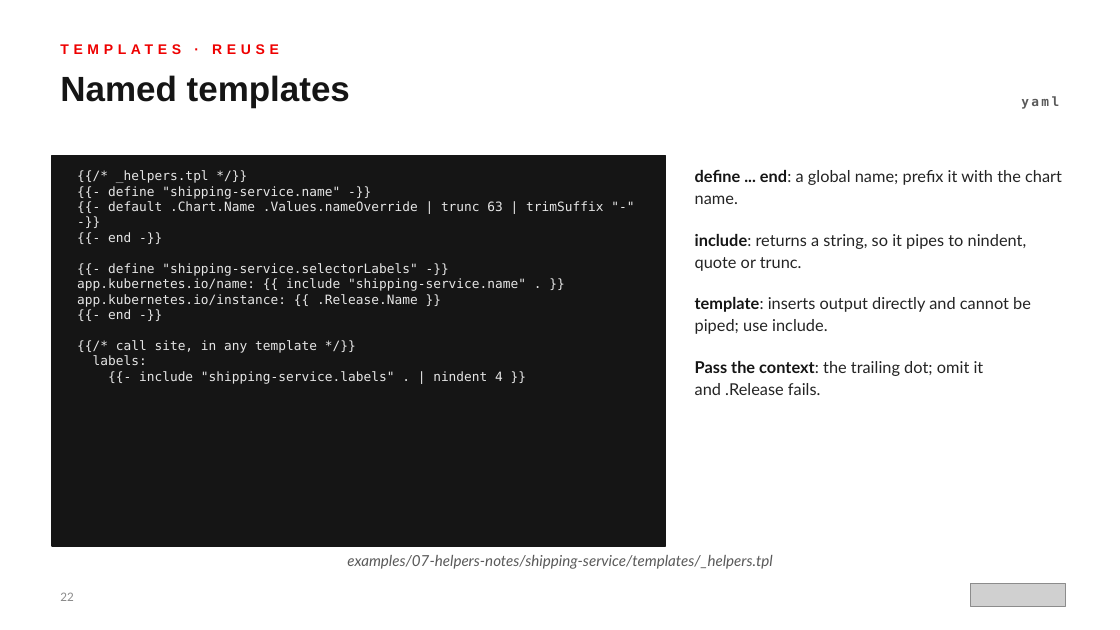
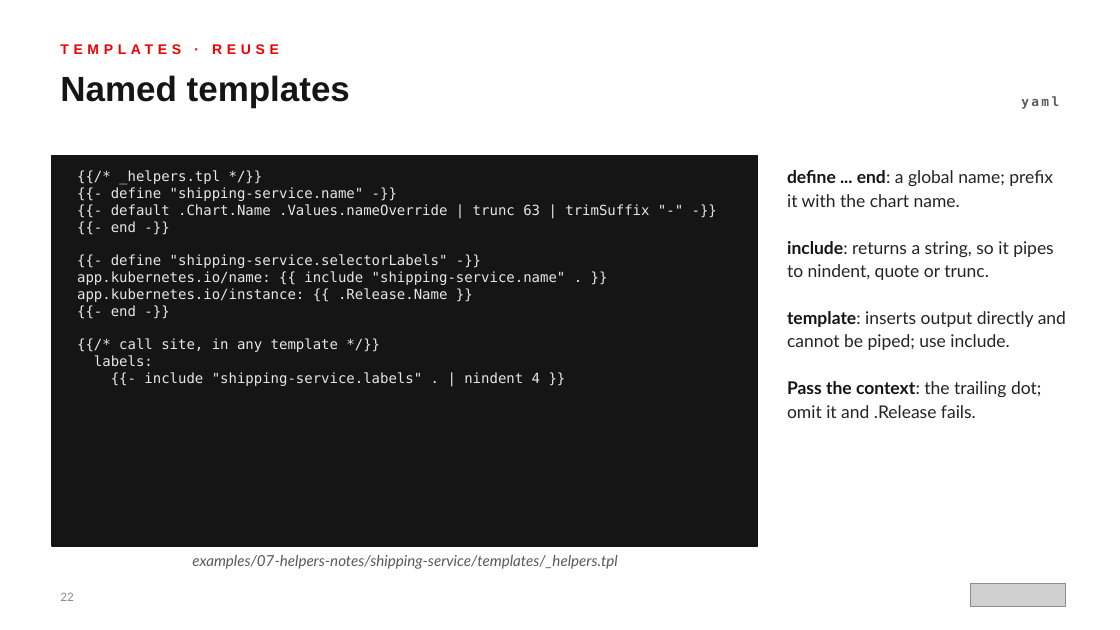
Before and after one commit to patterncatalyst/helm-for-developers, a slide deck: slide 22 of presentation/helm-101/Helm-101-r1.0.pptx. Drawn at 1120x630 pixels with LibreOffice and Linux fonts; fonts in the diff are those of the drawing; grey boxes stand for pictures. Boxes give left, top, right and bottom in pixels: in the first picture for what was removed or moved away, otherwise in the second. Text is boxed around its words. In the diff, an @@ line names an element or a change of style, - is before the commit and + after.

Commit message:
style(r1.0): Helm 101 deck voice pass and readability polish with Red Hat fonts

```diff
--- a/presentation/helm-101/Helm-101-r1.0.pptx
+++ b/presentation/helm-101/Helm-101-r1.0.pptx
@@ rectangle: place and size @@
-rectangle at bbox=[52, 155, 665, 546]
+rectangle at bbox=[52, 155, 758, 546]
@@ text "{{/* _helpers.tpl */}} {{- define ..." at bbox=[77, 170, 649, 386]: size 11 to 12 pt @@
@@ text "define ... end: a global ...": place and size @@
-text "define ... end: a global ..." at bbox=[695, 170, 1062, 395]
+text "define ... end: a global ..." at bbox=[787, 170, 1066, 418]
@@ text "define ... end: a global ..." at bbox=[787, 170, 1066, 418]: size 14 to 15 pt; more space between paragraphs @@
@@ text "examples/07-helpers-notes/shipping-service/templates/_helper ...": place and size @@
-text "examples/07-helpers-notes/shipping-service/templates/_helper ..." at bbox=[347, 555, 772, 569]
+text "examples/07-helpers-notes/shipping-service/templates/_helper ..." at bbox=[192, 555, 617, 569]
```
Also in this commit, not shown: 21 other slides changed, 2 other files.
